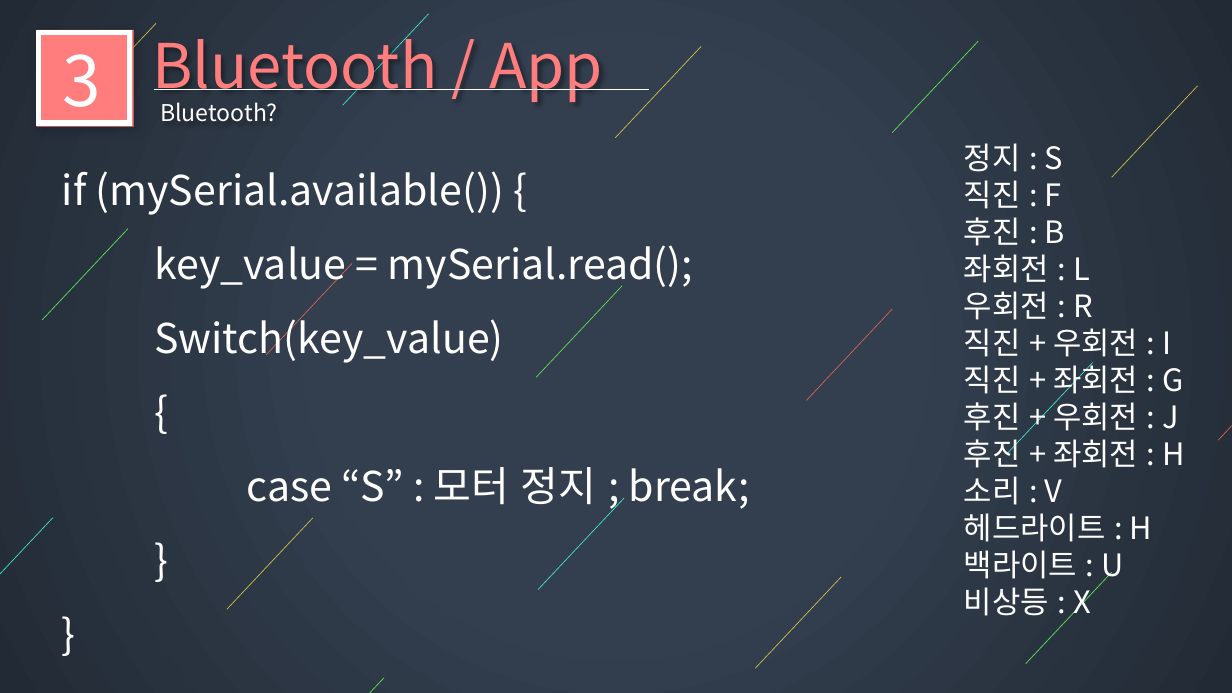
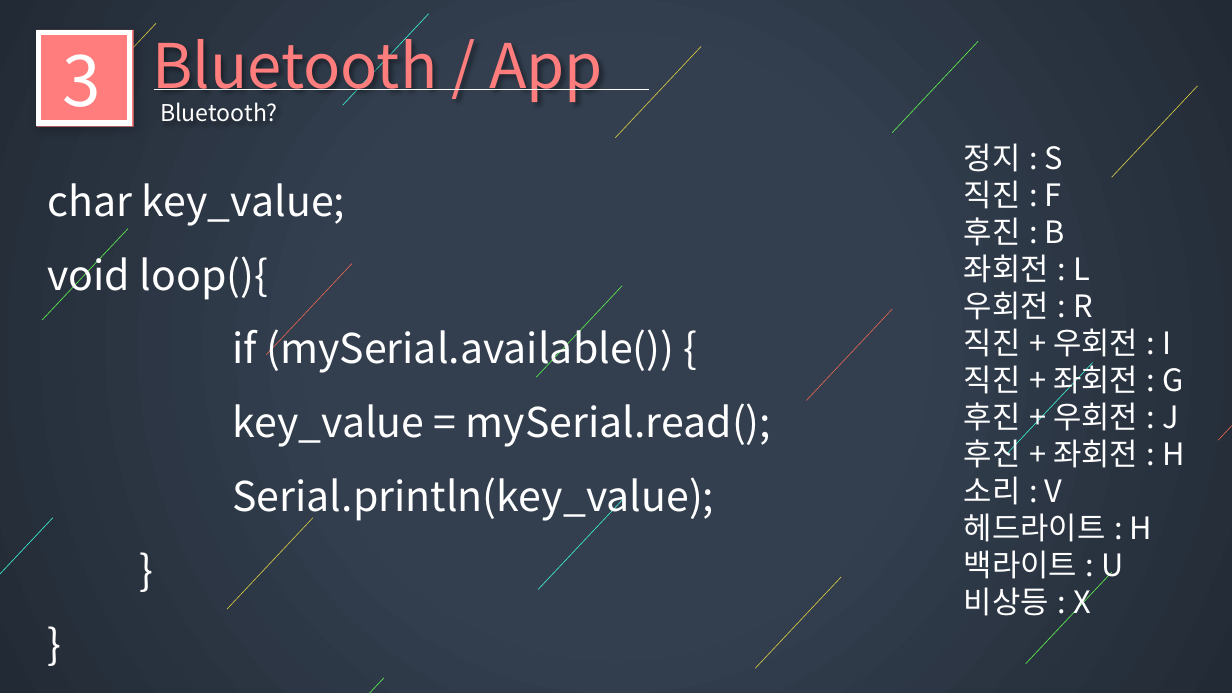
Before and after one commit to I-got-new-RC-car-bro/LecturePlan, a slide deck: slide 22 of lecture_plan/6차시/presentation/6차시 ppt.pptx. Drawn at 1232x693 pixels with LibreOffice and Linux fonts; fonts in the diff are those of the drawing; background and template pictures are left out. Boxes give left, top, right and bottom in pixels: in the first picture for what was removed or moved away, otherwise in the second. Text is boxed around its words. In the diff, an @@ line names an element or a change of style, - is before the commit and + after.

```diff
--- a/lecture_plan/6차시/presentation/6차시 ppt.pptx
+++ b/lecture_plan/6차시/presentation/6차시 ppt.pptx
@@ text "char key_value;": place and size @@
-text "char key_value;" at [62, 171, 750, 509]
+text "char key_value;" at [48, 183, 771, 522]
@@ text at [48, 183, 346, 300]: paragraphs added @@
+char key_value;
+void loop(){
@@ text at [232, 477, 714, 522]: text changed @@
-Switch(key_value)
-{
-case “S” : 모터 정지 ; break;
+Serial.println(key_value);
```
Also in this commit, not shown: 7 other slides changed, 2 slides added, 1 slide removed, 3 other files.
